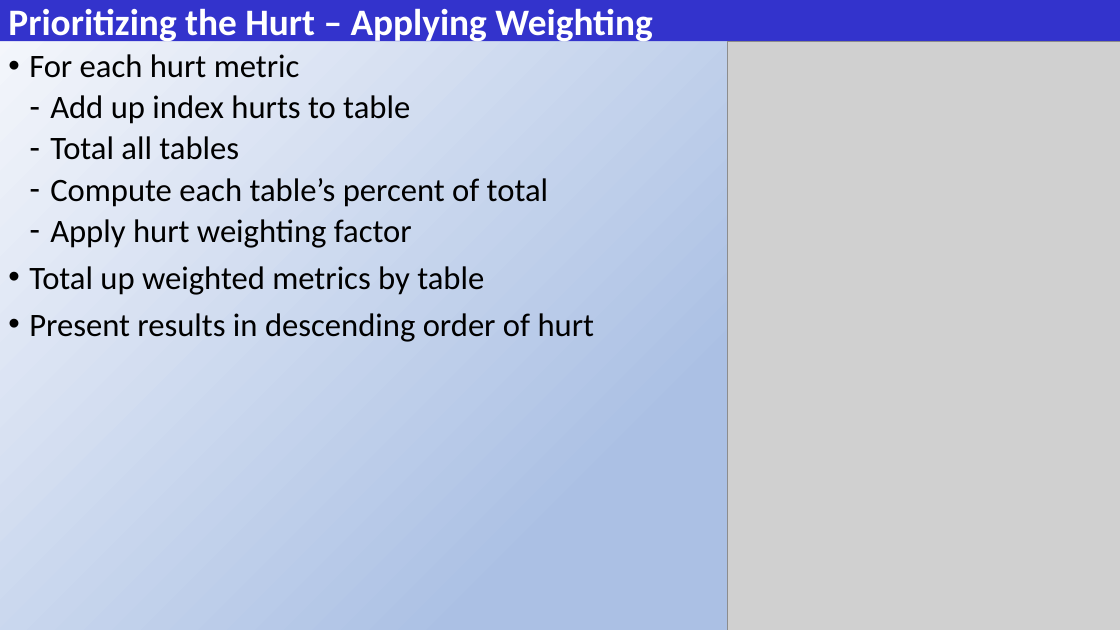
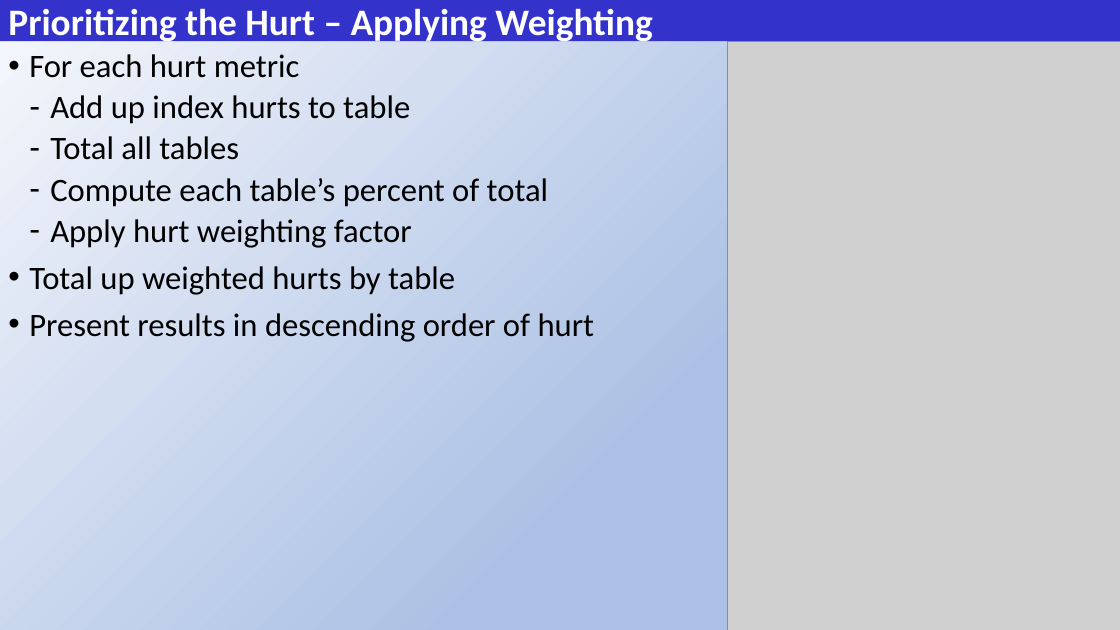
Before and after one commit to SQLXL/SQLXL, a slide deck: slide 18 of SQLXL_Index SQL Saturday South Florida 2025.pptx. Drawn at 1120x630 pixels with LibreOffice and Linux fonts; fonts in the diff are those of the drawing; grey boxes stand for pictures. Boxes give left, top, right and bottom in pixels: in the first picture for what was removed or moved away, otherwise in the second. Text is boxed around its words. In the diff, an @@ line names an element or a change of style, - is before the commit and + after.

```diff
--- a/SQLXL_Index SQL Saturday South Florida 2025.pptx
+++ b/SQLXL_Index SQL Saturday South Florida 2025.pptx
@@ text at [29,266,455,295]: text changed @@
-• Total up weighted metrics by table
+• Total up weighted hurts by table
```
Also in this commit, not shown: 9 other slides changed, 1 slide removed, 1 other file.
